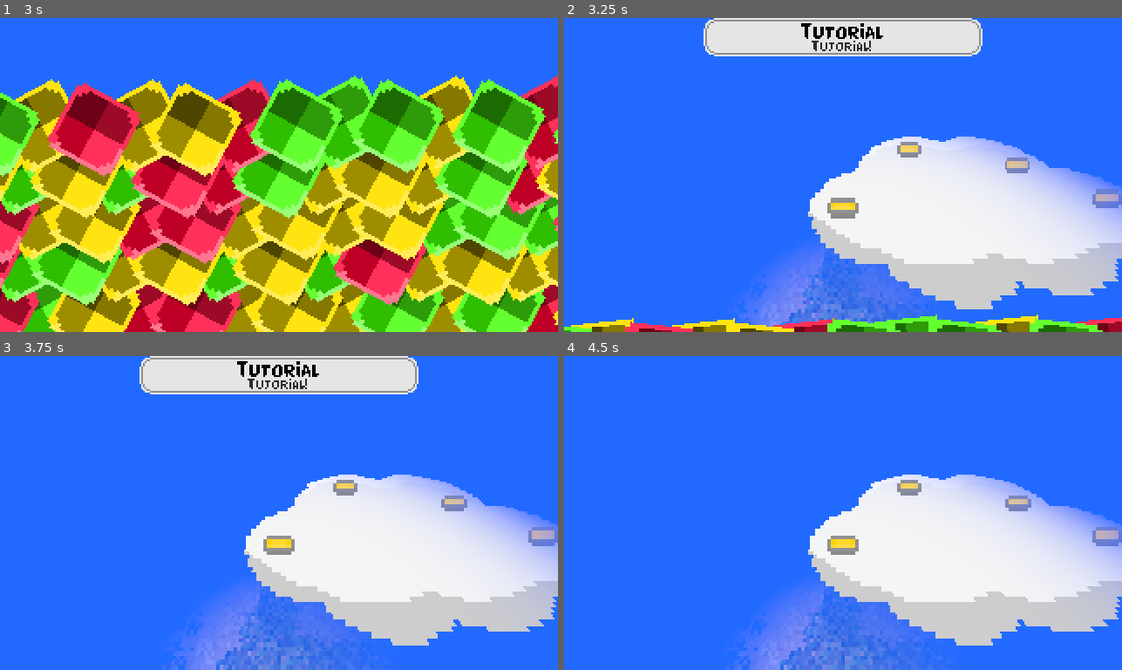
Above: before the commit, frames 1-4 (two rows, left to right).
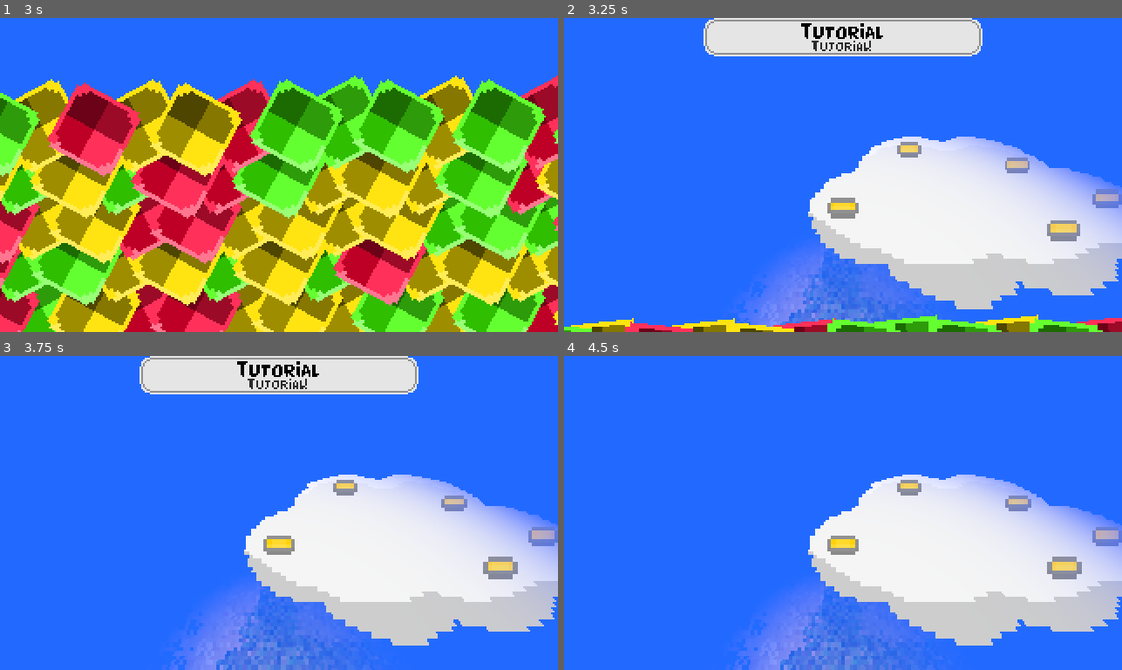
Above: after the commit, the same moments.

Repository: HuskyGameDev/2025f-team2
Game: Godot game, scene res://Scenes/TestScenes/MainMenu.tscn
Same seed, same stepped clock (60 frames per second), same inputs: the game is played once before the commit and once after it.
Inputs:
- Up to frame 1 (3 s): click "Play Game" at 0.5 s; click "Play Game" at 1.25 s; hold Right (right) 2.03-2.78 s; hold Z (release) 2.03-2.78 s; hold Down (down) from 2.78 s (still down); tap R (reroll) at 2.85 s
- Up to frame 2 (3.25 s): keep holding Down (down)
- Up to frame 3 (3.75 s): release Down (down) at 3.53 s; hold Right (right) from 3.53 s (still down); hold Z (release) from 3.53 s (still down)
- Up to frame 4 (4.5 s): tap Enter at 4.25 s; release Right (right) at 4.28 s; release Z (release) at 4.28 s; hold Up (up) from 4.28 s (still down); tap R (reroll) at 4.35 s

Frame 1 is identical in both runs. In frame 2, 0.4% of the frame differs, in the area x 86-93%, y 64-72%; in frame 3, 0.4%, in the area x 86-93%, y 63-72%; in frame 4, 0.4%.

Commit message:
added a 4th level
I also fixed the restart button, it actually restarts now. I added a 4th level that uses the resource system better.

Diff:
--- a/Scenes/ActualLevels/Level_0 (template)/Level_0.tscn
+++ b/Scenes/ActualLevels/Level_0 (template)/Level_0.tscn
@@ -13,7 +13,6 @@
 [ext_resource type="PackedScene" uid="uid://cwepxmyofmf4r" path="res://Scenes/UI_Objects/pause_menu.tscn" id="12_ig5go"]
 [ext_resource type="Script" uid="uid://xgdtyc2a8otu" path="res://Scripts/UI_Scripts/PauseMenu.gd" id="13_3in4i"]
 [ext_resource type="PackedScene" uid="uid://citcs1qcfo0ru" path="res://Scenes/UI_Objects/WinLoseScreen.tscn" id="14_b2ivo"]
-[ext_resource type="PackedScene" uid="uid://dmw52u5e4oohv" path="res://Scenes/GameObjects/Score_Indicator.tscn" id="14_tmr10"]
 
 [sub_resource type="Gradient" id="Gradient_j3c8t"]
 colors = PackedColorArray(1, 1, 1, 1, 1, 1, 1, 1)
@@ -400,8 +399,5 @@
 Score on board: 20"
 horizontal_alignment = 2
 
-[node name="Node2D" parent="." instance=ExtResource("14_tmr10")]
-position = Vector2(68, 0)
-
 [connection signal="pressed" from="BoxFiller/Button" to="BoxFiller" method="_on_reroll_button_pressed"]
 [connection signal="pressed" from="BoxFiller/Button" to="BoxFiller/Button" method="_on_pressed"]
--- /dev/null
+++ b/Scenes/ActualLevels/Level_4/Level_4.tres
@@ -0,0 +1,65 @@
+[gd_resource type="Resource" script_class="Level" load_steps=12 format=3 uid="uid://d0wf78n5e165d"]
+
+[ext_resource type="Script" uid="uid://38vanp3lsifc" path="res://Resources/scripts/BlockRows.gd" id="1_0o6hw"]
+[ext_resource type="Script" uid="uid://dysfew0ala1lg" path="res://Resources/scripts/LevelBlockOrder.gd" id="2_y88ic"]
+[ext_resource type="Script" uid="uid://dhggsd3rnk3oc" path="res://Resources/scripts/LevelEnemyStats.gd" id="3_iytqe"]
+[ext_resource type="Resource" uid="uid://capmwvl2e3a4t" path="res://Scenes/ActualLevels/Level_0 (template)/Level_0PlacementOrder.tres" id="4_ahbls"]
+[ext_resource type="Script" uid="uid://4qlmb4eym05e" path="res://Resources/scripts/LevelState.gd" id="5_fccof"]
+[ext_resource type="Script" uid="uid://bk7jy8116kuso" path="res://Resources/scripts/WinLossConditions.gd" id="6_jacpu"]
+[ext_resource type="Script" uid="uid://c0ksnm2wcua3q" path="res://Scripts/WorldMap/Level.gd" id="7_dp1vb"]
+
+[sub_resource type="Resource" id="Resource_gg3yx"]
+script = ExtResource("2_y88ic")
+levelOrder = Array[ExtResource("1_0o6hw")]([])
+metadata/_custom_type_script = "uid://dysfew0ala1lg"
+
+[sub_resource type="Resource" id="Resource_ph5ix"]
+script = ExtResource("3_iytqe")
+enemyPerBlock = Vector2i(3, 5)
+staticHealth = Vector2i(5, 10)
+floaterHealth = Vector2i(3, 5)
+floaterActionSpeed = Vector2(2, 4)
+painterHealth = Vector2i(3, 5)
+painterActionSpeed = Vector2(3, 5)
+metadata/_custom_type_script = "uid://dhggsd3rnk3oc"
+
+[sub_resource type="Resource" id="Resource_a4l4b"]
+script = ExtResource("6_jacpu")
+killEnemiesCondition = true
+killEnemies = 3
+achieveScoreCondition = false
+targetScore = 0
+removeBlocksCondition = true
+targetRemovedBlocks = 3
+scoreOnBoardWinCondition = false
+scoreColorOnBoardWinCondition = false
+targetColor = 0
+scoreOnBoardTarget = 0
+timerLoseCondition = true
+timeTillLoss = 120
+blockLoseCondition = false
+blockLossLimit = 0
+tooManyBombsCondition = false
+bombLimit = 0
+tooManyEnemiesCondition = false
+enemyLimit = 0
+scoreOnBoardLoseCondition = true
+scoreOnBoardLimit = 35
+metadata/_custom_type_script = "uid://bk7jy8116kuso"
+
+[sub_resource type="Resource" id="Resource_msl7w"]
+script = ExtResource("5_fccof")
+levelOrder = ExtResource("4_ahbls")
+blockOrder = SubResource("Resource_gg3yx")
+enemyStats = SubResource("Resource_ph5ix")
+wlconditions = SubResource("Resource_a4l4b")
+background = 0
+metadata/_custom_type_script = "uid://4qlmb4eym05e"
+
+[resource]
+script = ExtResource("7_dp1vb")
+levelName = "Destroy everything"
+levelType = 2
+scene = "res://Scenes/ActualLevels/Level_0 (template)/Level_0.tscn"
+levelObject = SubResource("Resource_msl7w")
+metadata/_custom_type_script = "uid://c0ksnm2wcua3q"
--- a/Scenes/UI_Objects/WinLoseScreen.tscn
+++ b/Scenes/UI_Objects/WinLoseScreen.tscn
@@ -1,7 +1,8 @@
-[gd_scene load_steps=3 format=3 uid="uid://citcs1qcfo0ru"]
+[gd_scene load_steps=4 format=3 uid="uid://citcs1qcfo0ru"]
 
 [ext_resource type="Script" uid="uid://c1tvvf4myq6lo" path="res://Scripts/UI_Scripts/OtherSceneButton.gd" id="1_4pe0c"]
 [ext_resource type="Script" uid="uid://brses00l1g30s" path="res://Scripts/UI_Scripts/WinLose.gd" id="1_q4ug7"]
+[ext_resource type="Script" uid="uid://dwgsv6prxmih3" path="res://Scripts/UI_Scripts/RestartLevel.gd" id="3_uejiw"]
 
 [node name="WinLoseScreen" type="Control" node_paths=PackedStringArray("panel", "canvas", "winScreen", "loseScreen")]
 process_mode = 3
@@ -26,7 +27,6 @@
 loseScreen = NodePath("CanvasLayer/Losing")
 
 [node name="CanvasLayer" type="CanvasLayer" parent="."]
-visible = false
 
 [node name="Panel" type="Panel" parent="CanvasLayer"]
 visible = false
@@ -93,7 +93,6 @@
 targetScene = "res://Scenes/TestScenes/MainMenu.tscn"
 
 [node name="Losing" type="Control" parent="CanvasLayer"]
-visible = false
 layout_mode = 3
 anchors_preset = 8
 anchor_left = 0.5
@@ -125,8 +124,7 @@
 offset_bottom = 120.0
 theme_override_font_sizes/font_size = 11
 text = "Restart"
-script = ExtResource("1_4pe0c")
-targetScene = " = res://Scenes/ActualLevels/Level_0 (template)/Level_0.tscn"
+script = ExtResource("3_uejiw")
 
 [node name="Menu" type="Button" parent="CanvasLayer/Losing"]
 layout_mode = 0
--- a/Scenes/WorldMap/worldMap.tscn
+++ b/Scenes/WorldMap/worldMap.tscn
@@ -19,6 +19,7 @@
 [ext_resource type="Resource" uid="uid://t34ss2li5e3d" path="res://Resources/Testing/DefaultWinLossConditions.tres" id="11_wupwk"]
 [ext_resource type="Resource" uid="uid://cfywshg1rjgny" path="res://Scenes/ActualLevels/Level_2/Level_2LevelState.tres" id="14_1hco5"]
 [ext_resource type="Resource" uid="uid://b5su1klim8mvt" path="res://Scenes/ActualLevels/Level_3/Level_3LevelState.tres" id="15_inlqg"]
+[ext_resource type="Resource" uid="uid://d0wf78n5e165d" path="res://Scenes/ActualLevels/Level_4/Level_4.tres" id="16_hin85"]
 
 [sub_resource type="Environment" id="Environment_kayuu"]
 background_mode = 1
@@ -137,7 +138,7 @@
 script = ExtResource("1_3gro2")
 camera = NodePath("WorldCamera")
 uiScreen = NodePath("CanvasLayer/LevelSelectUI")
-worldPoints = [NodePath("Point"), NodePath("Level 1"), NodePath("Level 2"), NodePath("Level 3")]
+worldPoints = [NodePath("Point"), NodePath("Level 1"), NodePath("Level 2"), NodePath("Level 3"), NodePath("Level 4")]
 
 [node name="WorldEnvironment" type="WorldEnvironment" parent="."]
 environment = SubResource("Environment_kayuu")
@@ -190,6 +191,15 @@
 texture = ExtResource("3_ujvki")
 script = ExtResource("4_ggnbf")
 level = SubResource("Resource_hin85")
+
+[node name="Level 4" type="Sprite3D" parent="."]
+transform = Transform3D(1, 0, 0, 0, 1, 0, 0, 0, 1, -5.65093, 3.40277, -7.72307)
+pixel_size = 0.066
+billboard = 1
+texture_filter = 0
+texture = ExtResource("3_ujvki")
+script = ExtResource("4_ggnbf")
+level = ExtResource("16_hin85")
 
 [node name="Cloud" type="MeshInstance3D" parent="."]
 transform = Transform3D(1, 0, 0, 0, 1, 0, 0, 0, 1, -6.54338, 3.10958, -8.26654)
--- a/Scripts/Gameplay/BoxFiller.gd
+++ b/Scripts/Gameplay/BoxFiller.gd
@@ -37,6 +37,7 @@
 			cts.material = fblock.material
 			cts.block = self
 			await get_tree().create_timer(time, false).timeout
+			continue
 			if time > 0.25 and time < 7.0:
 				time *= 1.095
 		else:
--- /dev/null
+++ b/Scripts/UI_Scripts/RestartLevel.gd
@@ -0,0 +1,12 @@
+extends Button
+
+#set this var to whatever scene you want this button to send you to
+@export var targetScene: String = "res://Scenes/TestScenes/TestScene.tscn";
+
+func _ready() -> void:
+	grab_focus()
+
+#When the button is pressed, loads the next scene
+func _on_pressed() -> void:
+	get_tree().paused = false
+	GlobalSceneLoader.load_level(targetScene, get_node("/root/Level").currentLevelState)
Not shown: 1 places in Scenes/ActualLevels/Level_0 (template)/Level_0.tscn that only renumber resources
Not shown: 1 places in Scenes/WorldMap/worldMap.tscn that only renumber resources
Not shown, added: Scripts/UI_Scripts/RestartLevel.gd.uid
